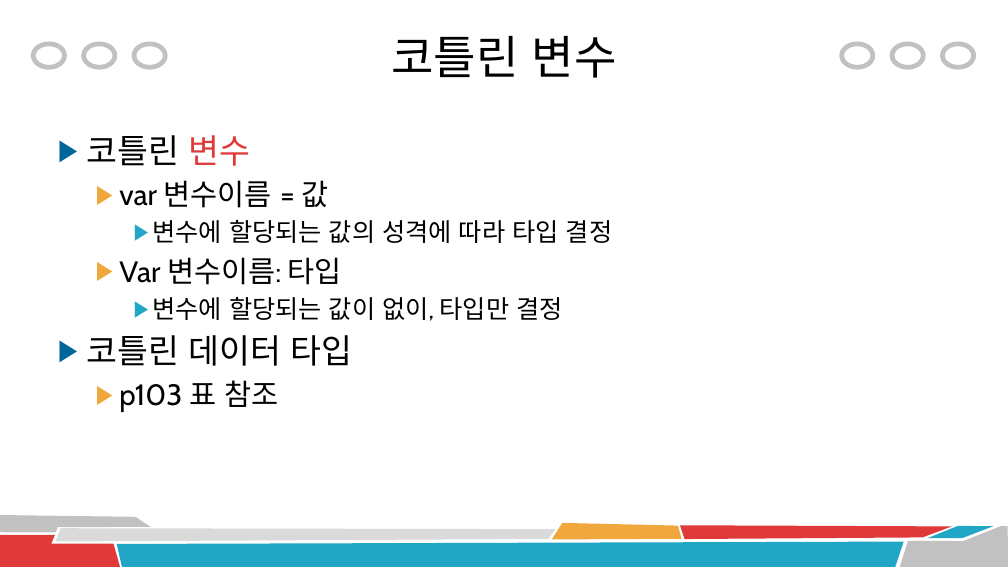
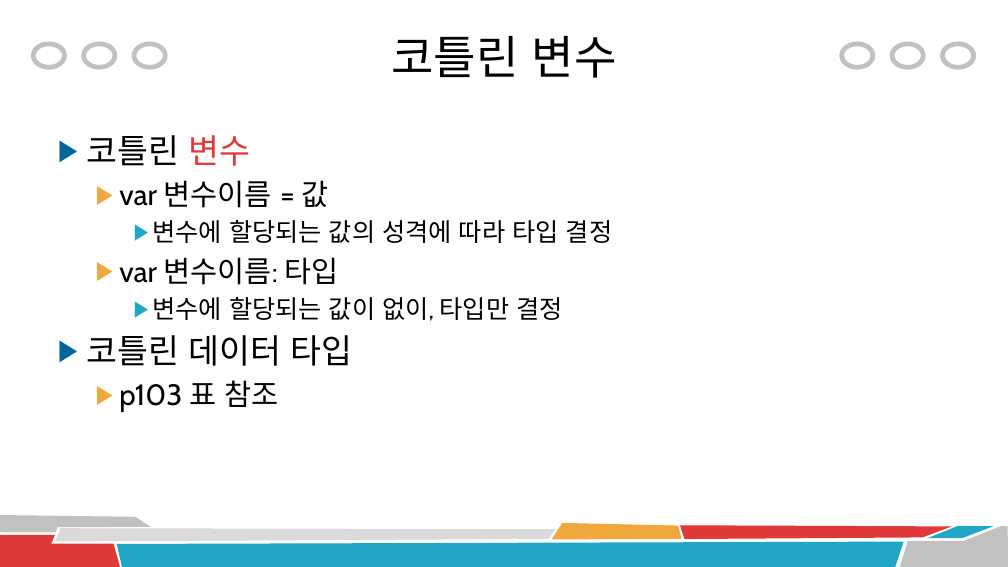
Before and after one commit to rlawnsqja2/and, a slide deck: slide 4 of 03 코틀린 기본 문법.pptx (slide 3 before the commit). Drawn at 1008x567 pixels with LibreOffice and Linux fonts; fonts in the diff are those of the drawing. Boxes give left, top, right and bottom in pixels: in the first picture for what was removed or moved away, otherwise in the second. Text is boxed around its words. In the diff, an @@ line names an element or a change of style, - is before the commit and + after.

```diff
--- a/03 코틀린 기본 문법.pptx
+++ b/03 코틀린 기본 문법.pptx
@@ text at bbox=[119, 257, 338, 285]: text changed @@
-  ▶ Var 변수이름: 타입
+  ▶ var 변수이름: 타입
```
Also in this commit, not shown: 4 other slides changed, 12 slides added.
